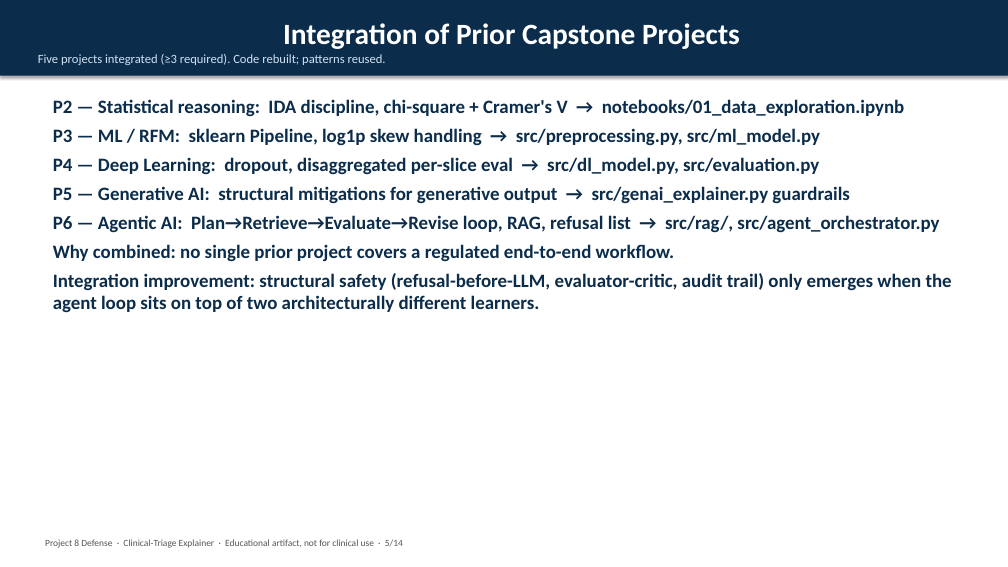
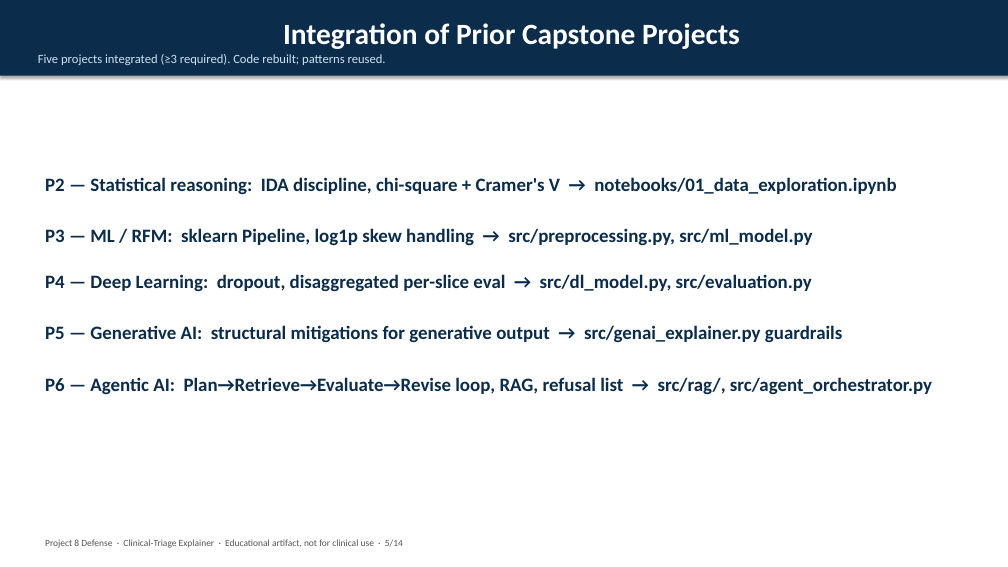
Before and after one commit to udacity-project-sidhu/industry-Integrated-AI-System, a slide deck: slide 5 of defense doc/Defense_Deck.pptx. Drawn at 1008x567 pixels with LibreOffice and Linux fonts; fonts in the diff are those of the drawing. Boxes give left, top, right and bottom in pixels: in the first picture for what was removed or moved away, otherwise in the second. Text is boxed around its words. In the diff, an @@ line names an element or a change of style, - is before the commit and + after.

Commit message:
PPT changes

```diff
--- a/defense doc/Defense_Deck.pptx
+++ b/defense doc/Defense_Deck.pptx
@@ text "P2 — Statistical reasoning: IDA ...": place and size @@
-text "P2 — Statistical reasoning: IDA ..." at bbox=[53, 99, 952, 313]
+text "P2 — Statistical reasoning: IDA ..." at bbox=[45, 177, 932, 395]
@@ text at bbox=[45, 228, 812, 292]: text changed @@
-P3 — ML / RFM: sklearn Pipeline, log1p skew handling → src/preprocessing.py, src/ml_model.py
-P4 — Deep Learning: dropout, disaggregated per-slice eval → src/dl_model.py, src/evaluation.py
+P3 — ML / RFM: sklearn Pipeline, log1p skew handling → src/preprocessing.py, src/ml_model.py
+P4 — Deep Learning: dropout, disaggregated per-slice eval → src/dl_model.py, src/evaluation.py
@@ text at bbox=[53, 244, 952, 313]: paragraphs removed @@
-Why combined: no single prior project covers a regulated end-to-end workflow.
-Integration improvement: structural safety (refusal-before-LLM, evaluator-critic, audit trail) only emerges when the agent loop sits on top of two architecturally different learners.
```
Also in this commit, not shown: 2 other slides changed.
